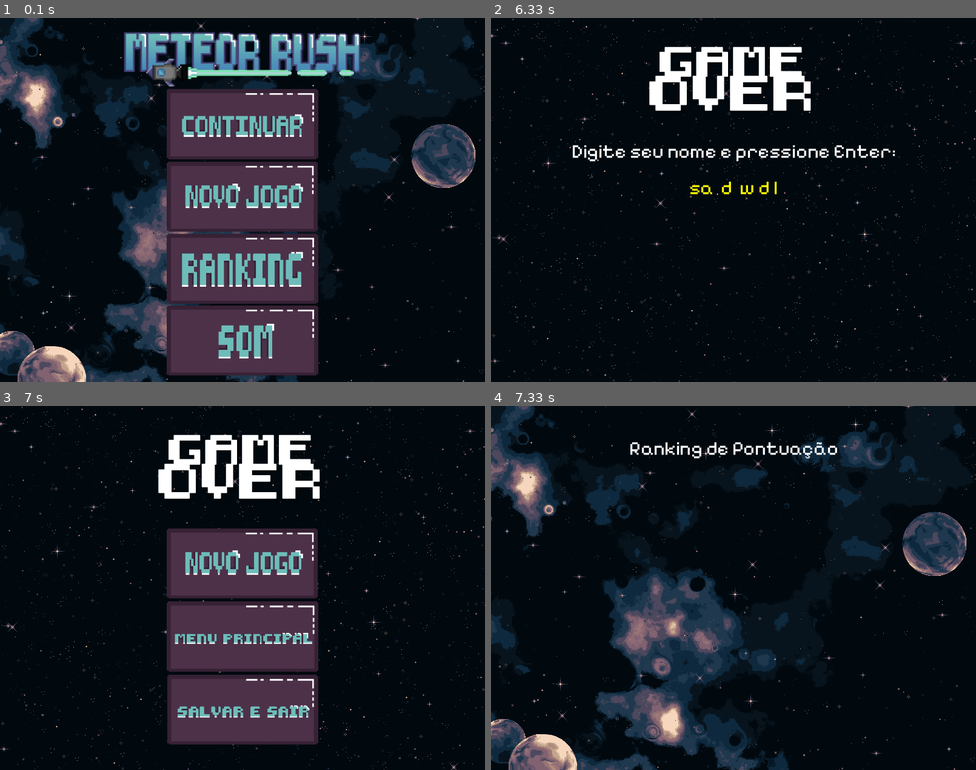
Above: before the commit, frames 1-4 (two rows, left to right).
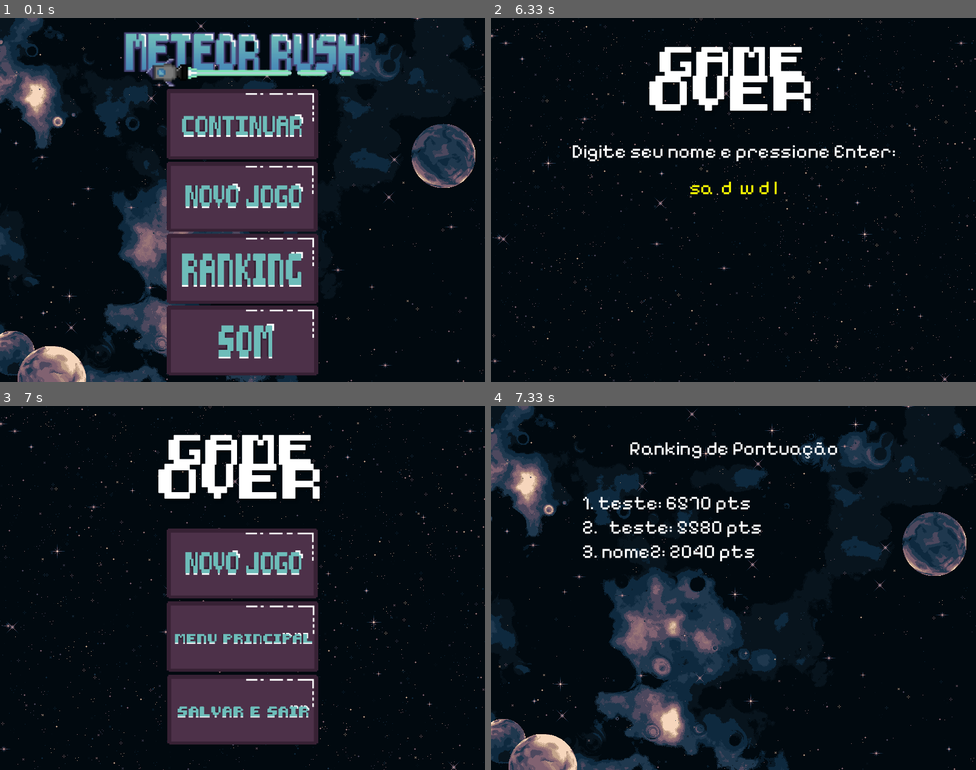
Above: after the commit, the same moments.

Repository: RafaelCarneiro16/MeteorRushPygame
Game: pygame game, started from codigo/main.py
Same seed, same stepped clock (60 frames per second), same inputs: the game is played once before the commit and once after it.
Inputs (mouse positions are in pixels of both pictures, inside the frame that each line leads up to):
- Up to frame 1 (0.1 s): no input
- Up to frame 2 (6.33 s): click (733, 196) at 0.38 s; tap W at 0.67 s; tap Enter at 1 s; tap Space at 1.33, 4.87, 5.17, 5.37, 5.67, 5.87, 6.2 s; hold Left 2.78-3.25 s; hold A 2.78-3.25 s; hold Up 3.33-3.7 s; hold W 3.33-3.7 s; hold Down 4.4-4.77 s; hold S 4.4-4.77 s; move the mouse to (568, 287) at 4.43 s; hold Left 4.8-5.27 s; hold A 4.8-5.27 s; hold Right 5.3-5.77 s; hold D 5.3-5.77 s; hold Up 5.8-6.1 s; hold W 5.8-6.1 s; hold Right from 6.13 s (still down); hold D from 6.13 s (still down)
- Up to frame 3 (7 s): tap Space at 6.5 s; release Right at 6.6 s; release D at 6.6 s; tap Enter at 6.63 s
- Up to frame 4 (7.33 s): click (733, 635) at 7.05 s

Frames 1-3 are identical in both runs. In frame 4, 1.5% of the frame differs, in the area x 19-56%, y 24-43%.

Commit message:
Para Linux

Diff:
--- a/codigo/gerenciador_raking.py
+++ b/codigo/gerenciador_raking.py
@@ -68,7 +68,7 @@
 
     def solicitar_nome(self, tela, clock, botao: Botao) -> str:
         nome = ""
-        fonte = pygame.font.Font(r"C:\GitHub\Jogo\fonte.ttf", 32)
+        fonte = pygame.font.Font(os.path.join('fonte.ttf'), 32)
         rodando = True
 
         while rodando:
@@ -104,7 +104,7 @@
 
     def exibir_ranking(self, tela, clock):
         rodando = True
-        fonte = pygame.font.Font(r'C:\GitHub\Jogo\fonte.ttf', 32)
+        fonte = pygame.font.Font(os.path.join('fonte.ttf'), 32)
 
         while rodando:
             for evento in pygame.event.get():
--- a/codigo/jogo.py
+++ b/codigo/jogo.py
@@ -402,7 +402,7 @@
         for tiros, meteoros_acertados in colisao.items():
             for meteoro in meteoros_acertados:
                 pontuacao += meteoro.pontos
-                self.som.tocar_efeitos(r"C:\GitHub\Jogo\sons\explosion.wav")
+                self.som.tocar_efeitos("explosion.wav")
                 Explosao(self.grupo_explosoes, self.tela, meteoro.rect.center)
                 if power_up and random.random() <= 0.3:
                       PowerUp('power_up', self.grupo_powerup, meteoro.rect.center, self.tela, self.jogador)
--- a/codigo/meteoro.py
+++ b/codigo/meteoro.py
@@ -2,12 +2,13 @@
 import random
 from tela import Tela
 from inimigo import Inimigo
+import os
 
 class Meteoro(Inimigo):
     def __init__(self, x, grupo):
         super().__init__(grupo)
 
-        self.__original_image = pygame.image.load(rf"C:\GitHub\Jogo\imagens\meteoro2.png").convert_alpha()
+        self.__original_image = pygame.image.load(os.path.join('imagens', 'meteoro2.png')).convert_alpha()
         self.__tamanho_imagem = random.uniform(0.8, 1.3)
         self.__image = pygame.transform.rotozoom(self.original_image, random.randint(0, 360), self.tamanho_imagem)
         self.__rect = self.__image.get_rect(center = (x, -50))
--- a/codigo/ranking.json
+++ b/codigo/ranking.json
@@ -1,3 +1,14 @@
 [
-
+    {
+        "nome": "teste",
+        "pontuacao": 6570
+    },
+    {
+        "nome": "  teste",
+        "pontuacao": 5580
+    },
+    {
+        "nome": "nome2",
+        "pontuacao": 2040
+    }
 ]
